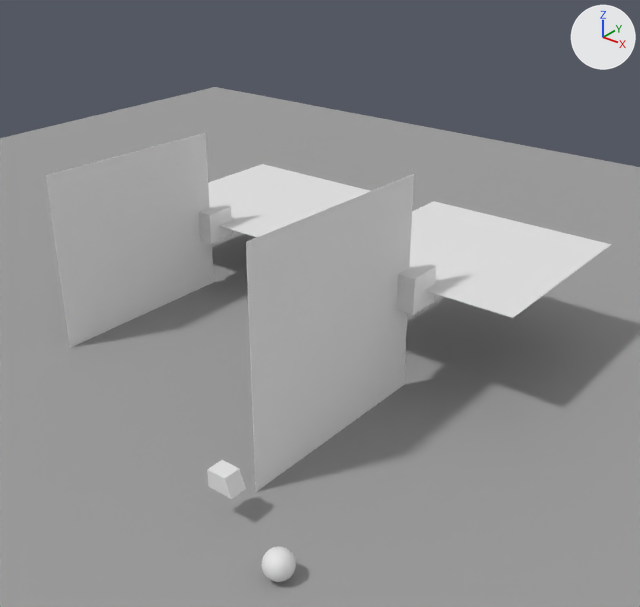
Two versions of the Blender file RotCube/RotCube_V3.blend, one commit apart.
Camera for both pictures: a 50 mm lens placed at (11.3, -10.8, 12.6), pointed at (-2.7, 6.8, 1.7). Arrows for +X, +Y and +Z are at upper right; the lights stay in place.

Names of what the first picture shows: 'Car', 'Cube', 'CubeB', 'Dot', 'LH11', 'LH12', 'LH21', 'LH22', 'Plane'.
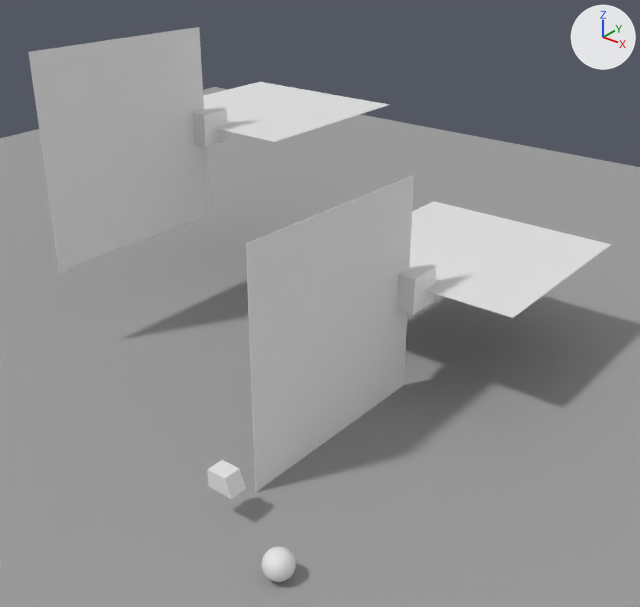
What changed in the scene script:
```text
Change ob_lh11:
    ob_lh11.location: (0.0, 7.0, 3.0) -> (0.01, 6.99, 2.97)
Change ob_cubeb:
    ob_cubeb.location: (-8.88, 8.6, 2.2) -> (-8.88, 8.6, 5.45)
Change ob_lh21:
    ob_lh21.location: (-8.88, 8.6, 2.2) -> (-8.88, 8.6, 5.45)
Change ob_lh22:
    ob_lh22.location: (-8.88, 8.51, 2.2) -> (-8.88, 8.51, 5.45)
```

Location of each change, (x1, y1, x2, y2) in pixels of the pictures (640 x 607 px):
'LH21', moved: before (46, 133, 214, 348); after (29, 27, 210, 272)
'LH11', moved: before (246, 174, 414, 492); after (246, 175, 414, 492)
'LH22', moved: before (208, 164, 370, 238); after (203, 82, 389, 142)
'CubeB', moved: before (199, 200, 232, 244); after (192, 104, 228, 147)
